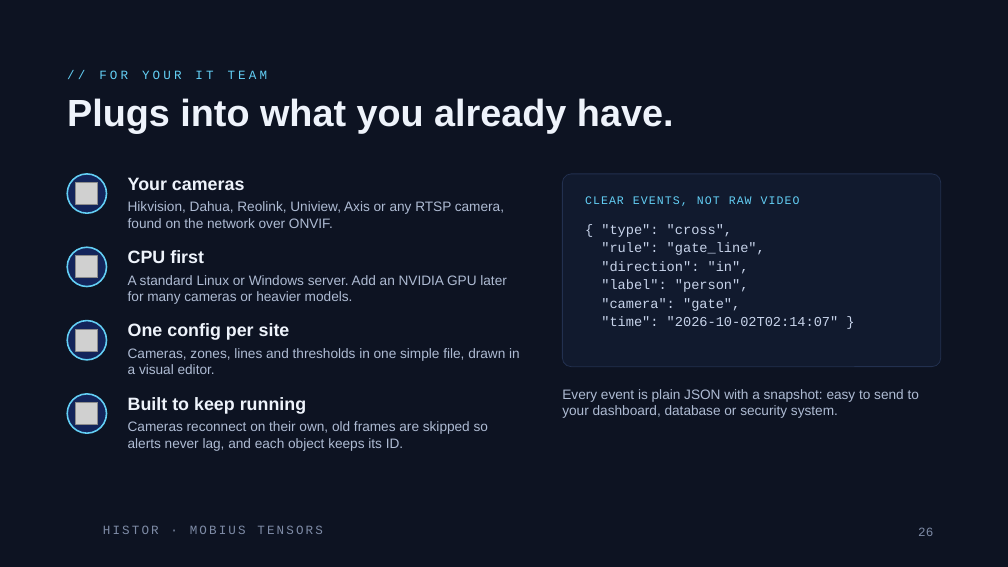
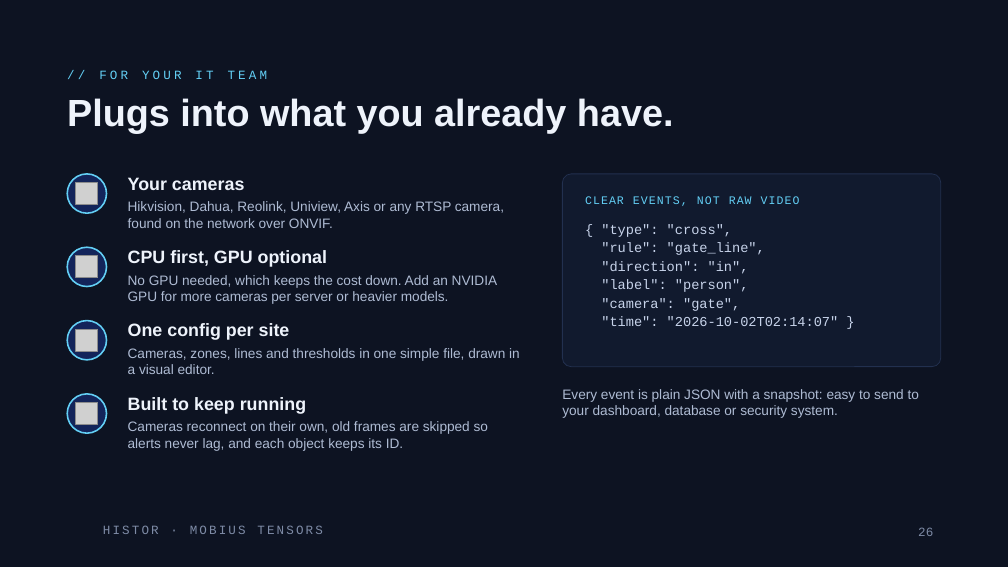
Before and after one commit to rachadlakis/mobius-tensors, a slide deck: slide 26 of projects/histor/docs/Histor.pptx. Drawn at 1008x567 pixels with LibreOffice and Linux fonts; fonts in the diff are those of the drawing; grey boxes stand for pictures; background and template pictures are left out. Boxes give left, top, right and bottom in pixels: in the first picture for what was removed or moved away, otherwise in the second. Text is boxed around its words. In the diff, an @@ line names an element or a change of style, - is before the commit and + after.

```diff
--- a/projects/histor/docs/Histor.pptx
+++ b/projects/histor/docs/Histor.pptx
@@ text at (128,250,327,267): text changed @@
-CPU first
+CPU first, GPU optional
@@ text at (128,275,497,304): text changed @@
-A standard Linux or Windows server. Add an NVIDIA GPU later for many cameras or heavier models.
+No GPU needed, which keeps the cost down. Add an NVIDIA GPU for more cameras per server or heavier models.
```
Also in this commit, not shown: 3 other slides changed, 9 other files.
